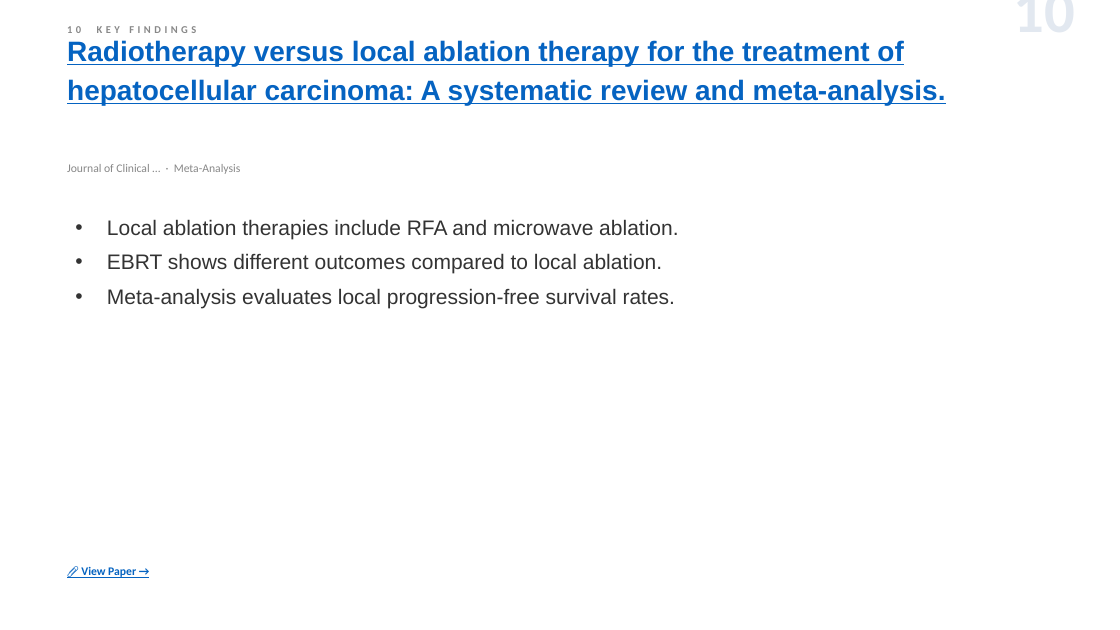
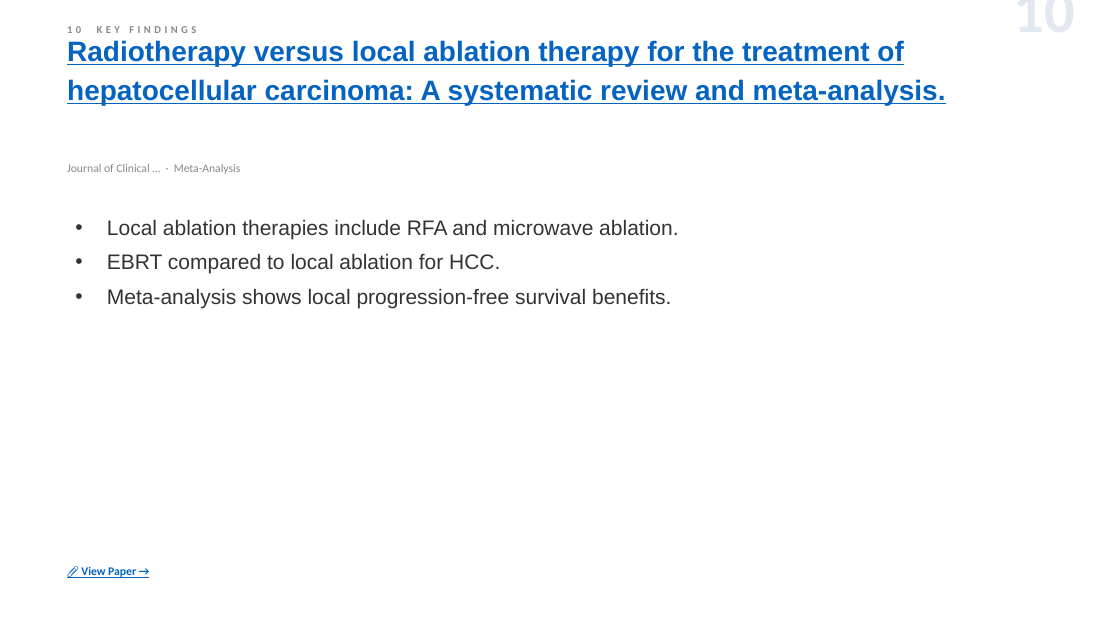
Before and after one commit to jejenhu-maker/hcc-weekly-digest, a slide deck: slide 12 of docs/digest-en.pptx. Drawn at 1120x630 pixels with LibreOffice and Linux fonts; fonts in the diff are those of the drawing. Boxes give left, top, right and bottom in pixels: in the first picture for what was removed or moved away, otherwise in the second. Text is boxed around its words. In the diff, an @@ line names an element or a change of style, - is before the commit and + after.

```diff
--- a/docs/digest-en.pptx
+++ b/docs/digest-en.pptx
@@ text at (x1=107, y1=253, x2=671, y2=308): text changed @@
-• EBRT shows different outcomes compared to local ablation.
-• Meta-analysis evaluates local progression-free survival rates.
+• EBRT compared to local ablation for HCC.
+• Meta-analysis shows local progression-free survival benefits.
```
Also in this commit, not shown: 10 other slides changed, 1 slide added, 4 other files.
